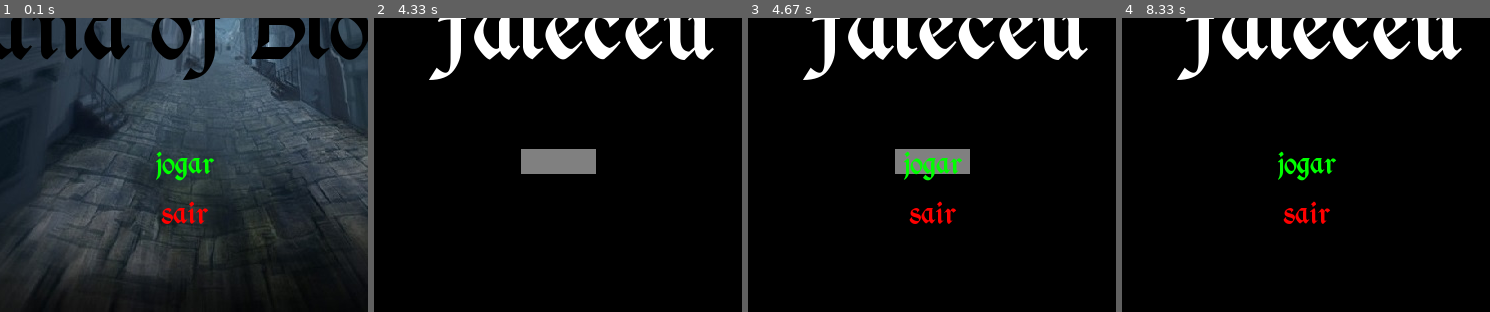
Above: before the commit, frames 1-4 (left to right).
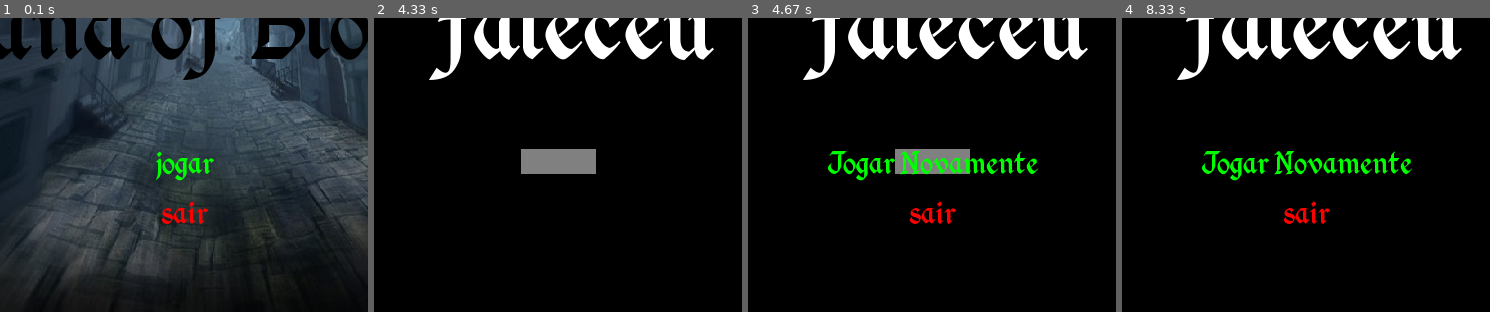
Above: after the commit, the same moments.

Repository: terhorstsouza/PYGAME---Gabriel---Thiago---Alexandre
Game: pygame game, started from jogo.py
The game is run twice, just before and just after one commit, with the same random seed, the same clock (stepped at 60 frames per second) and the same inputs.
Inputs (mouse positions are % of the whole screen's width and height, from its top left):
- Up to frame 1 (0.1 s): no input
- Up to frame 2 (4.33 s): click "jogar" at 0.42 s; hold D 0.67-1.13 s; move the mouse to (46, 54) at 0.7 s; hold W 1.17-1.47 s; hold D 1.5-1.97 s; hold A 2-2.53 s; hold A 2.57-2.97 s; hold W 3-3.37 s; hold D 3.4-4.03 s; click (48, 74) at 4.28 s, where only the run after the commit has a clickable "Jogar Novamente"
- Up to frame 3 (4.67 s): hold A from 4.63 s (still down)
- Up to frame 4 (8.33 s): release A at 5.2 s; hold D 5.23-5.73 s; hold W 5.77-6.12 s; hold A 6.65-7.18 s; hold A 7.22-7.72 s; hold W 7.75-8.12 s; click (88, 88) at 8.3 s
The pictures show only the part of the screen within x 23-73%, y 50-100%; the shares and areas given below are measured in that part.

Frames 1-2 are identical in both runs. In frame 3, 2.0% of the frame differs, in the area x 21-79%, y 45-56%; in frame 4, 2.0%.

Commit message:
Mudança para varios cenarios

Diff:
--- a/jogo.py
+++ b/jogo.py
@@ -7,6 +7,16 @@
 pygame.init()
 
 morte = []
+
+background = pygame.image.load("mansao_BG_certo.jpg")
+
+background2 = pygame.image.load('Outro_cenario.png')
+
+background3 = pygame.image.load('cenario_zap.png')
+
+background4 = pygame.image.load('cenario_wow.png')
+
+backgrounds = [background ,background2,background3, background4]
 
 comprimento_display = 736
 altura_display = 588
@@ -32,7 +42,7 @@
 branco = (255,255,255)
 
 tela_menu = pygame.image.load('menu_BG_2.jpg')
-background = pygame.image.load("mansao_BG_certo.jpg")
+
 
 class Tiro(pygame.sprite.Sprite):
     def __init__ (self, x, y, raio, velocidade, direcao):
@@ -298,7 +308,7 @@
             TextSurf, TextRect = texto('faleceu', texto_grande, branco)
             TextRect.center = ((comprimento_display/2), (altura_display/2))
             tela.blit(TextSurf, TextRect)
-            if butao('jogar', 318,425,75,25,(0,255,0),(128,128,128)):
+            if butao('Jogar Novamente', 318,425,75,25,(0,255,0),(128,128,128)):
                 return 1
             if butao('sair', 318,475,75,25,(255,0,0),(128,128,128)):
                 return -1
@@ -328,6 +338,8 @@
 
 def jogo():
 
+    contador_imagem = 0
+
     for w in range(8):
         x = random.randrange(100,600)
         lista_x.append(x)
@@ -337,9 +349,6 @@
             mobs.add(m)
             if len(mobs) > 8 or len(mobs) > 7:
                 break
-
-    print('Comprimento mobs')
-    print(len(mobs))
 
     while True:
         for evento in pygame.event.get():
@@ -366,6 +375,7 @@
             if mob.rect.x + 52 >= player.rect.x and mob.rect.x <= player.rect.x:
                 print('faleceu')
                 return -2
+                break
             balas_atingidas = pygame.sprite.spritecollide(mob, group_tiros, True)
             for bala in balas_atingidas:
                 mob.hit(bala, balas_atingidas)
@@ -383,12 +393,25 @@
         if player.rect.y >= 475:
             player.rect.y =  475
 
-        print('len de mobs eh: {0}'.format(len(mobs)))
         if len(mobs) == 0:
-            print('funfando delicia')
-            background2 = pygame.image.load('Outro_cenario.png')
-            tela.blit(background2, [0,0])
-        else:
+            contador_imagem += 1
+            if contador_imagem == len(backgrounds):
+                contador_imagem = 0
+            background_novo = backgrounds[contador_imagem]
+            for w in range(random.randrange(11,20)):
+                x = random.randrange(100,600)
+                lista_x.append(x)
+                for i in range(15):
+                    for o in lista_x:
+                        m = MOBs(o,490,52,52,690, vida1, dano1)
+                        mobs.add(m)
+                        if len(mobs) > 8 or len(mobs) > 7:
+                            break
+
+        if len(lista_x) > 8:
+            tela.blit(background_novo, [0,0])
+
+        if len(lista_x) == 8:
             tela.blit(background, [0,0])
 
         tela.blit(player.image, player.rect)
@@ -417,6 +440,19 @@
             estado = menu()
         elif estado == 1:
             estado = jogo()
+        elif estado == 2:
+            estado = troca_fase()
 
 gameloop()
 pygame.quit()
+
+
+
+#FONTES:
+#
+#https://www.google.com/search?client=firefox-b-ab&biw=1696&bih=829&tbm=isch&sa=1&ei=6PYHW_7OLcqUwgSNjZrwCA&q=background+pixelado+floresta&oq=background+pixelado+floresta&gs_l=img.3...103953.112415.0.112571.34.29.3.2.2.0.146.2800.21j8.29.0....0...1c.1.64.img..0.24.1913...0j35i39k1j0i67k1j0i10k1j0i30k1j0i10i30k1j0i5i10i30k1j0i5i30k1j0i8i30k1.0.jIUYbIBiQaA#imgrc=keYFzz6zbI3HFM:
+#
+#
+#
+#
+#
--- /dev/null
+++ b/personagem.png.txt
@@ -0,0 +1 @@
+personagem_01.png.png 10 12, personagem_02.png.png 10 12, personagem_03.png.png 10 12, personagem_04.png.png 62 14, personagem_05.png.png 114 12, personagem_06.png.png 166 14, personagem_07.png.png 12 90, personagem_08.png.png 60 92, personagem_09.png.png 116 90, personagem_10.png.png 162 92, personagem_11.png.png 12 166, personagem_12.png.png 54 168, personagem_13.png.png 116 166, personagem_14.png.png 158 168, personagem_15.png.png 10 242, personagem_16.png.png 64 244.
--- /dev/null
+++ b/sprites.xml
@@ -0,0 +1,13 @@
+<TextureAtlas imagePath="sprites.png">
+	<SubTexture name="R10E.png" x="36" y="55" width="29" height="53"/>
+	<SubTexture name="R11E.png" x="92" y="54" width="23" height="53"/>
+	<SubTexture name="R1E.png" x="67" y="54" width="23" height="53"/>
+	<SubTexture name="R2E.png" x="38" y="0" width="28" height="52"/>
+	<SubTexture name="R3E.png" x="93" y="0" width="20" height="52"/>
+	<SubTexture name="R4E.png" x="68" y="0" width="23" height="52"/>
+	<SubTexture name="R5E.png" x="0" y="55" width="34" height="52"/>
+	<SubTexture name="R6E.png" x="117" y="0" width="21" height="53"/>
+	<SubTexture name="R7E.png" x="117" y="55" width="20" height="53"/>
+	<SubTexture name="R8E.png" x="139" y="55" width="20" height="53"/>
+	<SubTexture name="R9E.png" x="0" y="0" width="36" height="53"/>
+</TextureAtlas>
Binary file added: NOVO_CENARIO_1.png
Binary file added: NOVO_CENARIO_2.png
Binary file added: NOVO_CENARIO_3.png
Binary file added: NOVO_CENARIO_4.png
Binary file added: NOVO_CENARIO_5.png
Binary file added: NOVO_CENARIO_6.png
Binary file added: NOVO_CENARIO_7.png
Binary file added: NOVO_CENARIO_8.png
Binary file added: cenario_wow.jpg
Binary file added: cenario_wow.png
Binary file added: cenario_zap.png
Binary file added: sprites.png
